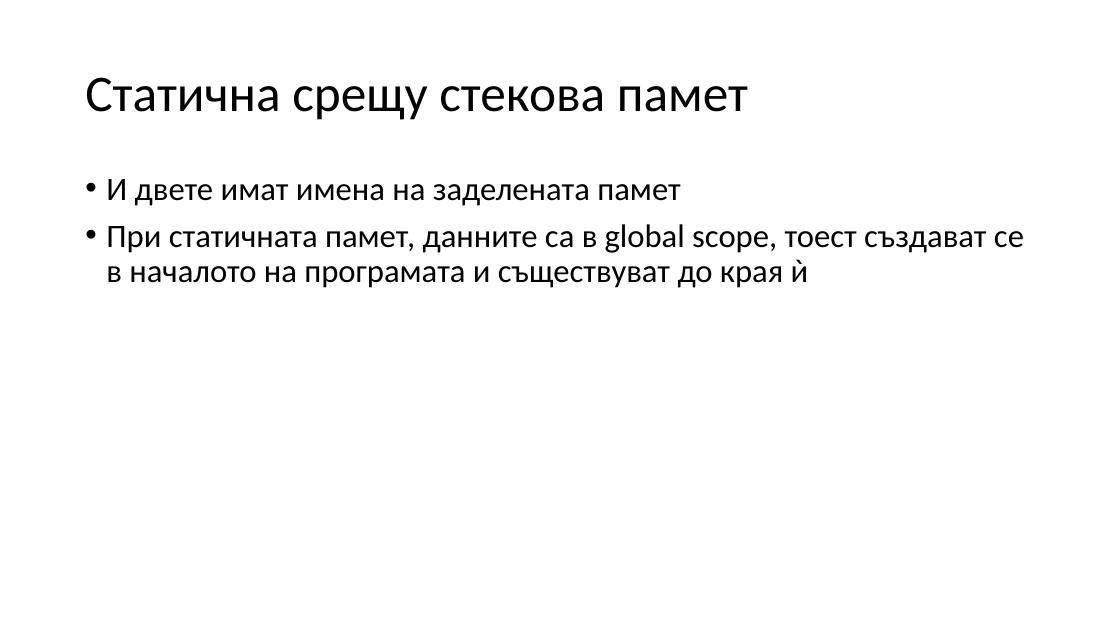
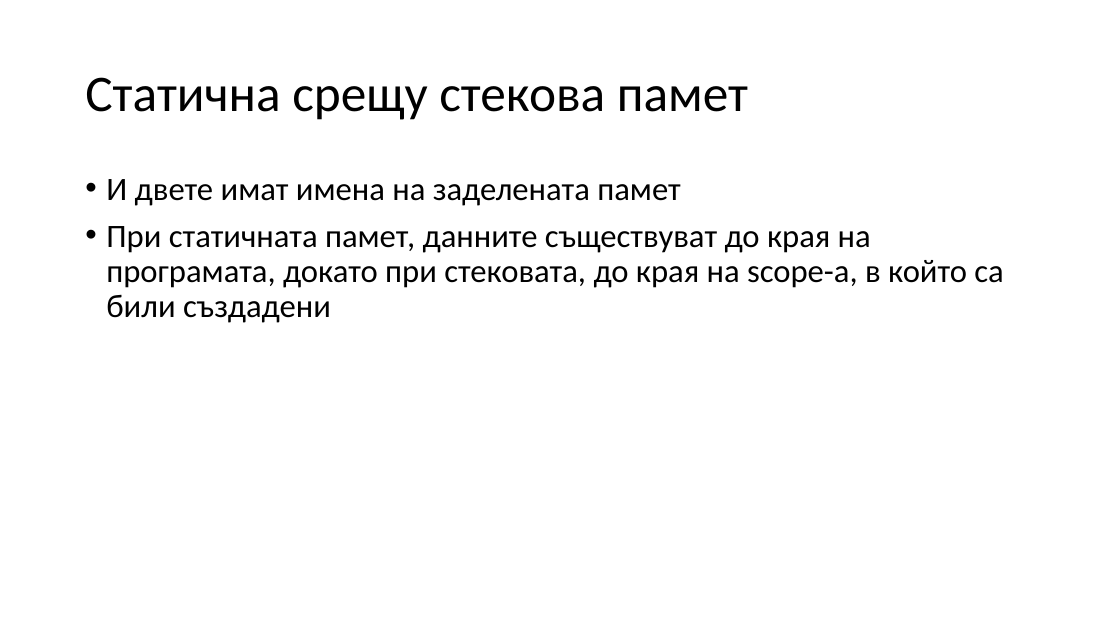
Before and after one commit to Mapmo/Uni-CPP, a slide deck: slide 16 of Introducing To Programming Materials/Consultation 3/Consultation3.pptx (slide 14 before the commit). Drawn at 1120x630 pixels with LibreOffice and Linux fonts; fonts in the diff are those of the drawing. Boxes give left, top, right and bottom in pixels: in the first picture for what was removed or moved away, otherwise in the second. Text is boxed around its words. In the diff, an @@ line names an element or a change of style, - is before the commit and + after.

```diff
--- a/Introducing To Programming Materials/Consultation 3/Consultation3.pptx
+++ b/Introducing To Programming Materials/Consultation 3/Consultation3.pptx
@@ text at [106,226,1003,323]: text changed @@
-• При статичната памет, данните са в global scope, тоест създават се в началото на програмата и съществуват до края ѝ
+• При статичната памет, данните съществуват до края на програмата, докато при стековата, до края на scope-a, в който са били създадени
```
Also in this commit, not shown: 7 other slides changed, 2 slides added, 1 other file.
